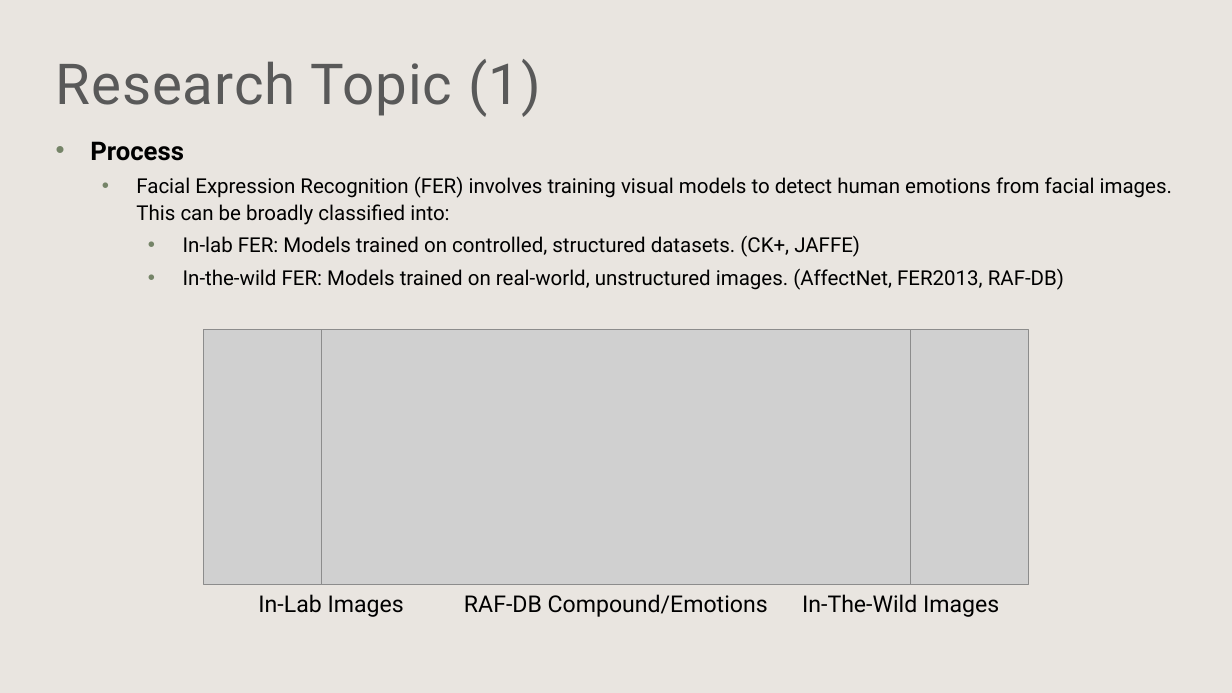
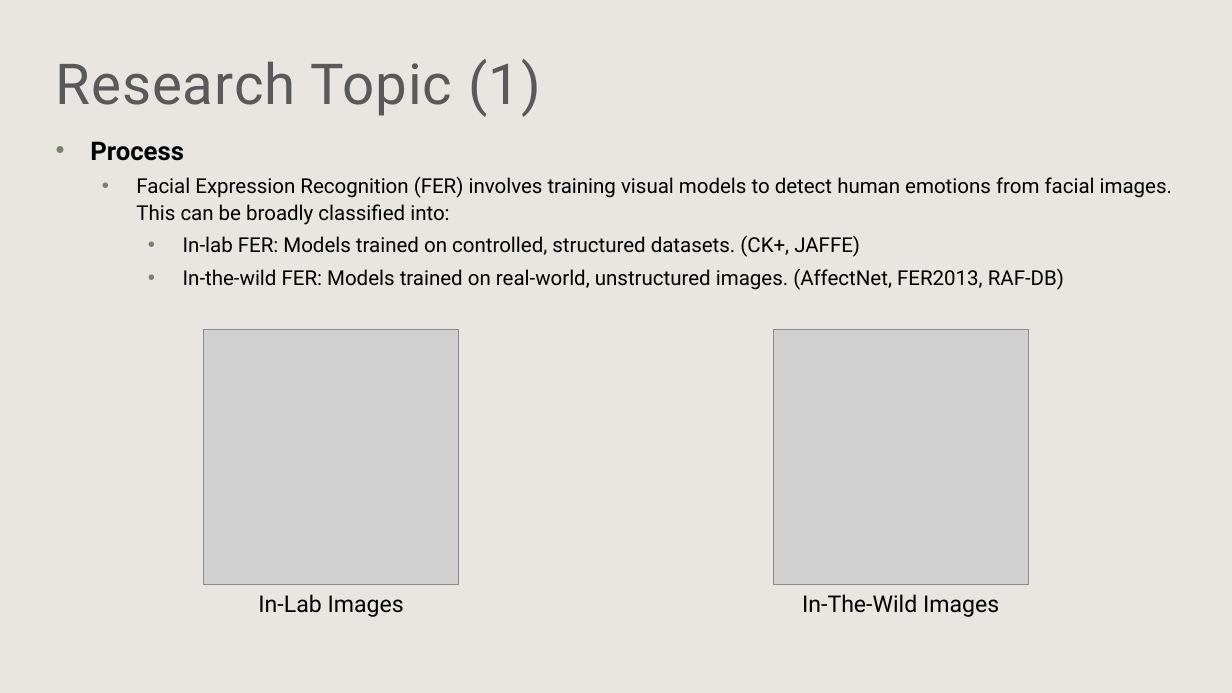
Before and after one commit to Jer0me123/Deep-Learning-For-Computer-Vision, a slide deck: slide 4 of ICS5118 - Facial Emotion Detection.pptx (slide 5 before the commit). Drawn at 1232x693 pixels with LibreOffice and Linux fonts; fonts in the diff are those of the drawing; grey boxes stand for pictures; background and template pictures are left out. Boxes give left, top, right and bottom in pixels: in the first picture for what was removed or moved away, otherwise in the second. Text is boxed around its words. In the diff, an @@ line names an element or a change of style, - is before the commit and + after.

```diff
--- a/ICS5118 - Facial Emotion Detection.pptx
+++ b/ICS5118 - Facial Emotion Detection.pptx
@@ picture removed at bbox=[322, 330, 911, 585] @@
@@ text removed at bbox=[464, 594, 768, 617] @@
-RAF-DB Compound/Emotions
```
Also in this commit, not shown: 11 other slides changed, 2 slides added, 1 other file.
